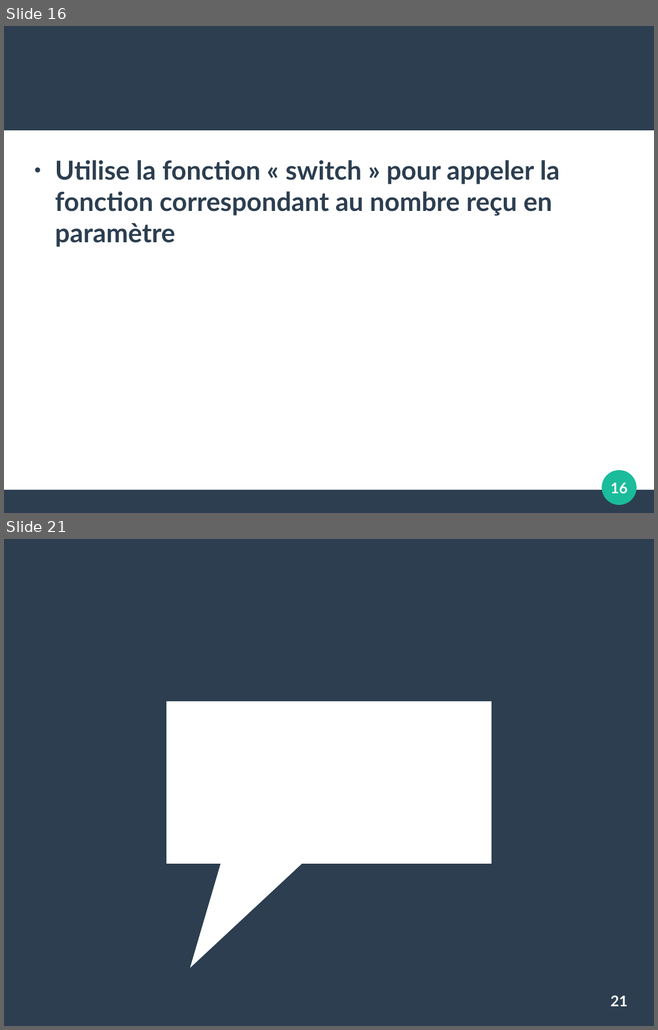
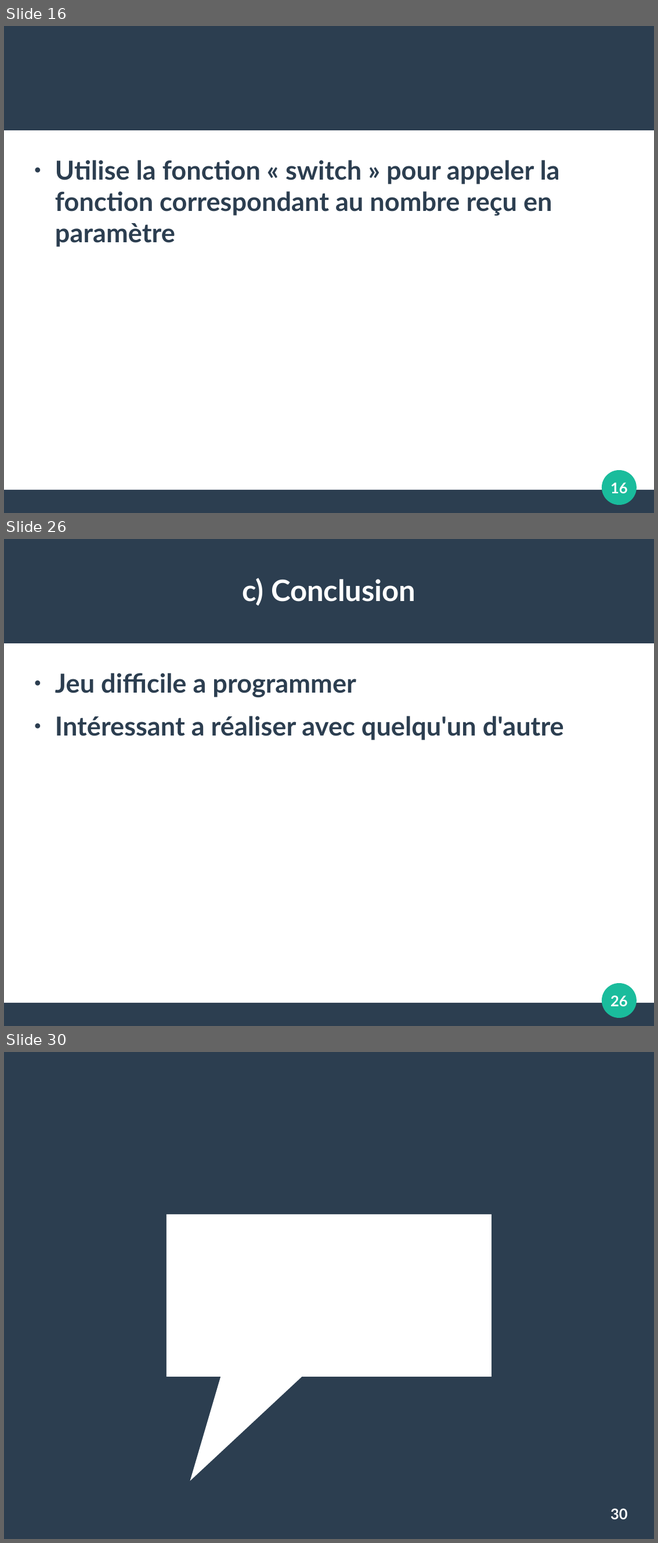
Before and after one commit to chuchodal/bbgeo_remake, a slide deck: projet_disn.odp. Shown one above the other, each under a label of ours: slides 16 and 21 before the commit, slides 16, 26 and 30 after it; the slides between them are not shown. The pictures are 658x1030 and 658x1543 pixels, drawn with LibreOffice and Linux fonts; fonts in the diff are those of the drawing. Boxes give left, top, right and bottom in pixels: in the first picture for what was removed or moved away, otherwise in the second. Text is boxed around its words. In the diff, an @@ line names an element or a change of style, - is before the commit and + after.

```diff
--- a/projet_disn.odp
+++ b/projet_disn.odp
@@ slide 26 added at (4, 539, 654, 1026), background #FFFFFF; not listed: 3 template elements that a slide beside it also shows @@
@@ title added at (242, 578, 416, 606), 36 pt, text #FFFFFF, bold @@
+c) Conclusion
@@ text added at (55, 673, 564, 740), 32 pt, text #2C3E50, bold @@
+● Jeu difficile a programmer
+● Intéressant a réaliser avec quelqu'un d'autre
@@ page number added at (610, 995, 627, 1006), 18 pt, text #FFFFFF, bold @@
+26
@@ what was slide 21 is now slide 30 @@
@@ page number at (610, 1508, 627, 1519): text changed @@
-21
+30
```
Also in this commit, not shown: 3 slides changed, 10 other slides added, 2 slides removed.
